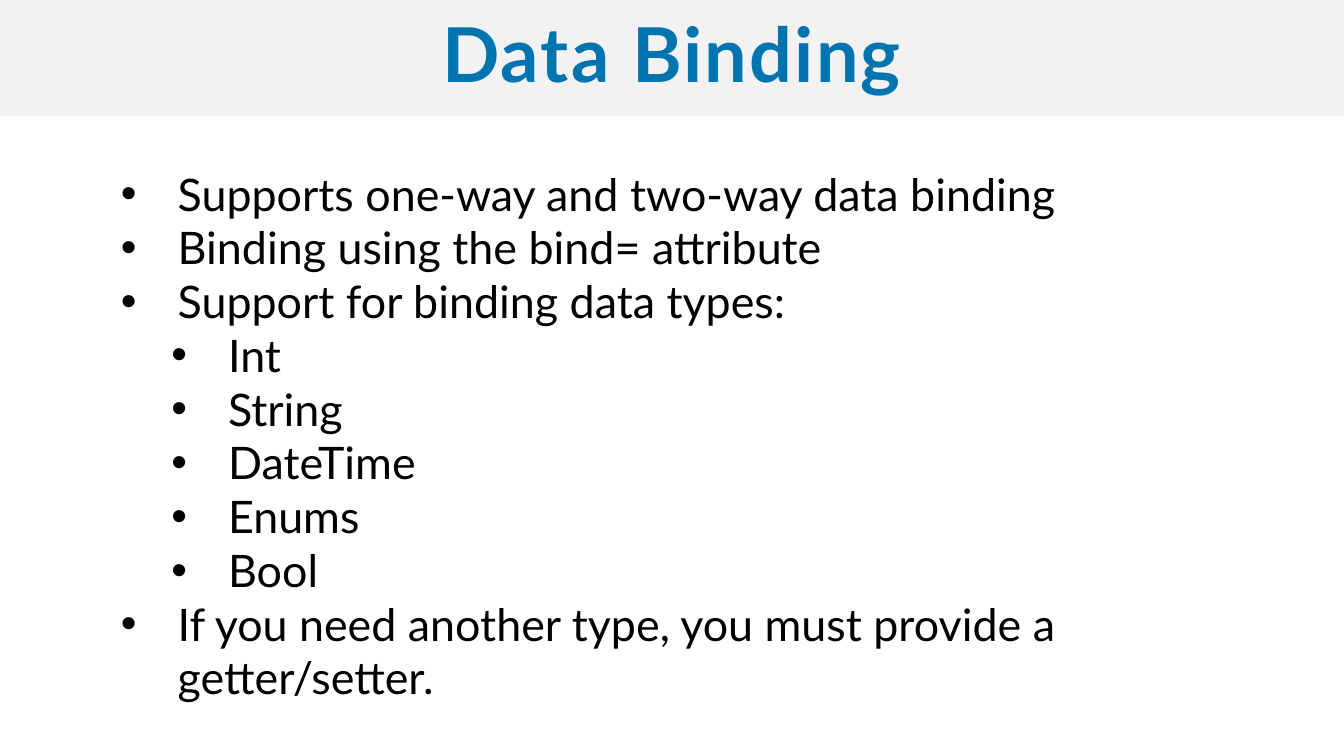
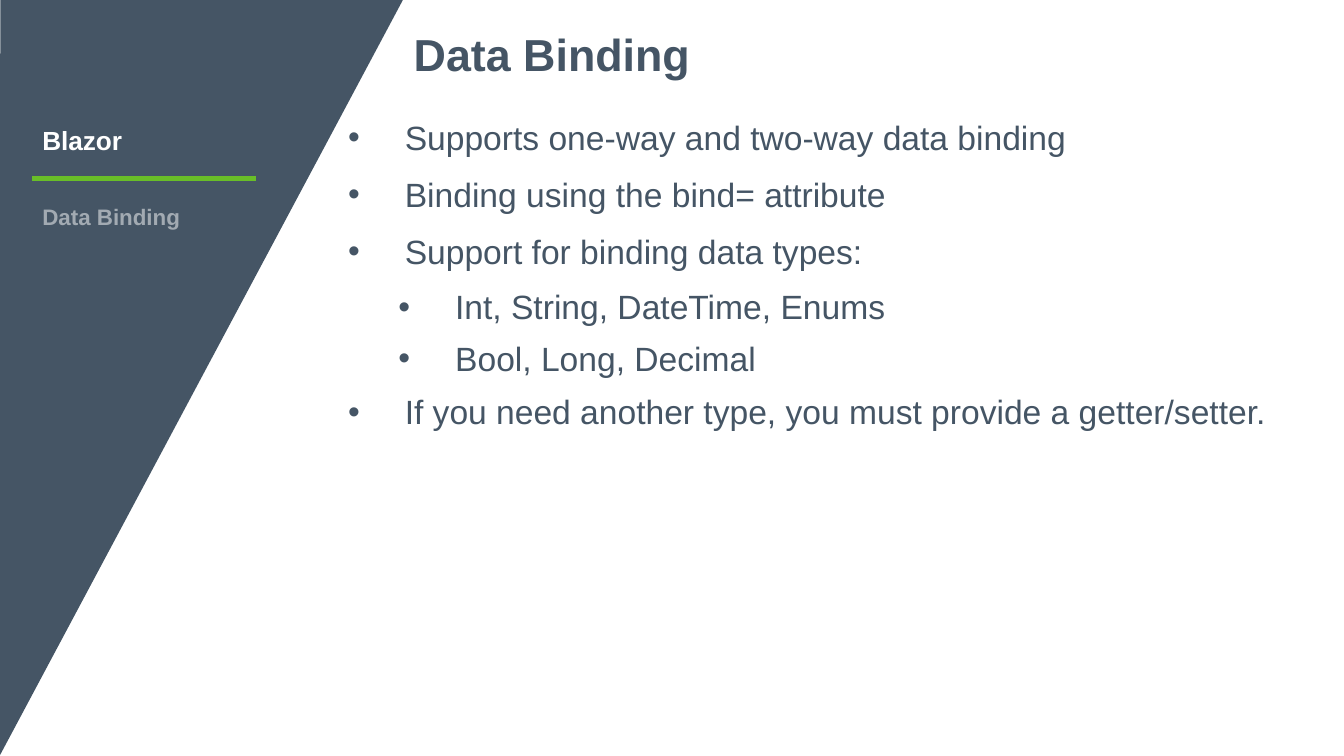
Before and after one commit to sujithq/DevCruiseBlazor, a slide deck: slide 24 of Blazor.pptx (slide 26 before the commit). Drawn at 1344x756 pixels with LibreOffice and Linux fonts; fonts in the diff are those of the drawing; background and template pictures are left out. Boxes give left, top, right and bottom in pixels: in the first picture for what was removed or moved away, otherwise in the second. Text is boxed around its words. In the diff, an @@ line names an element or a change of style, - is before the commit and + after.

```diff
--- a/Blazor.pptx
+++ b/Blazor.pptx
@@ freeform shape added at (0,0,403,756), fill #455565 @@
@@ text "Data Binding": place and size @@
-text "Data Binding" at (0,0,1344,116)
+text "Data Binding" at (414,38,690,80)
@@ text "Data Binding" at (414,38,690,80): size 54 to 32 pt, font Lato to Arial, text colour #0074AF to #455565, letter spacing 1.6 to 0 pt; alignment centre to left; line spacing 0.9 to 0.8; more space between paragraphs; vertical alignment middle to top; fill #F2F2F2 to none @@
@@ text "Supports one-way and two-way data ...": place and size @@
-text "Supports one-way and two-way data ..." at (178,178,1055,703)
+text "Supports one-way and two-way data ..." at (405,125,1266,431)
@@ text added at (42,131,122,151), 18.7 pt, text #FFFFFF, bold @@
+Blazor
@@ text at (405,125,1266,431): size 32 to 24 pt, font Lato to Arial, text colour #000000 to #455565 in "Supports one-way and two-way data binding", "Binding using the bind= attribute", "Support for binding data types:", "If you need another type, you must ..."; line spacing 1 to 1.14; more space between paragraphs @@
@@ line added from (32, 178) to (256, 178), #69BE28 3 pt @@
@@ text added at (42,209,180,230), 16 pt, text #A2AAB2, bold @@
+Data Binding
@@ text at (455,294,886,378): text changed; size 32 to 24 pt; font Lato to Arial; text colour #000000 to #455565 @@
-    • Int
-    • String
-    • DateTime
-    • Enums
-    • Bool
+    • Int, String, DateTime, Enums
+    • Bool, Long, Decimal
```
Also in this commit, not shown: 22 other slides changed, 8 slides added, 7 slides removed, 2 other files.
